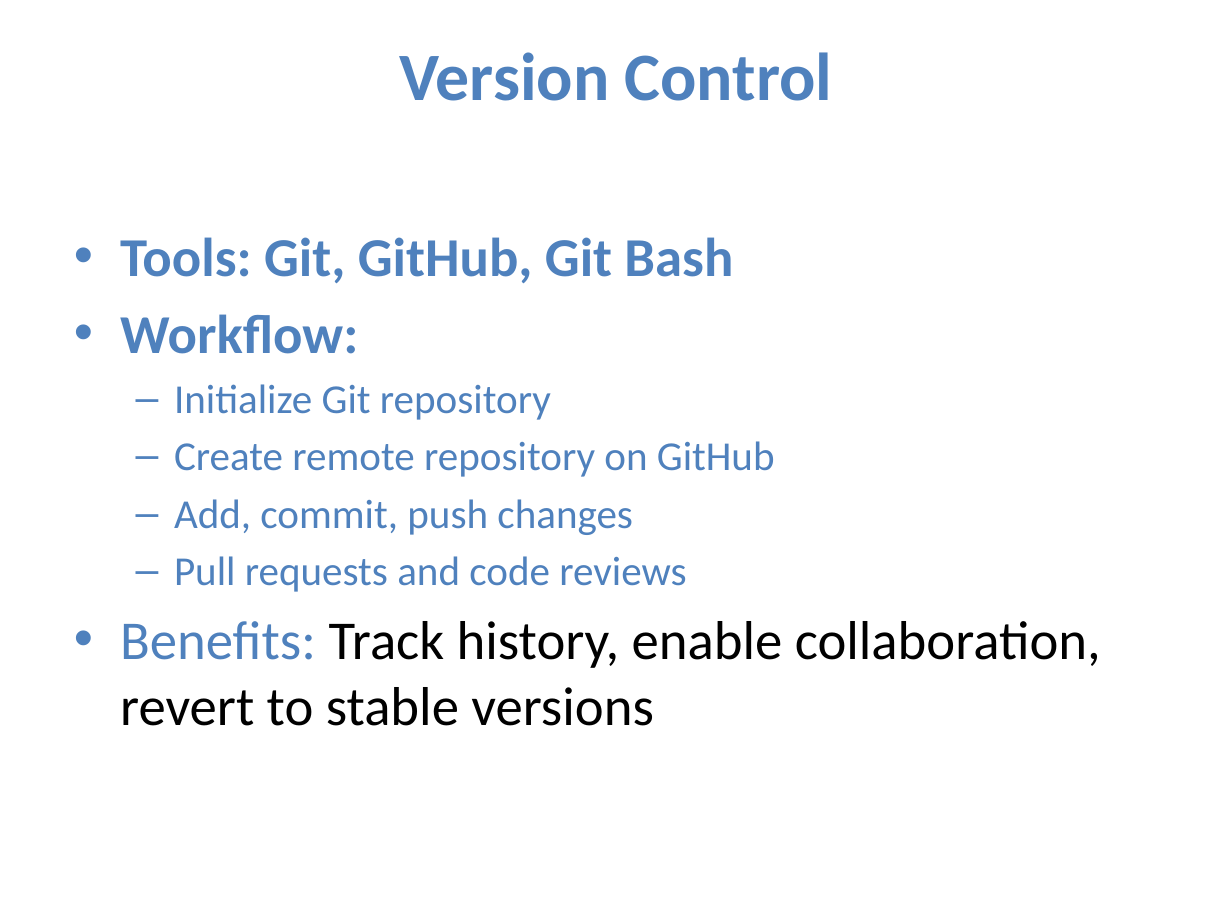
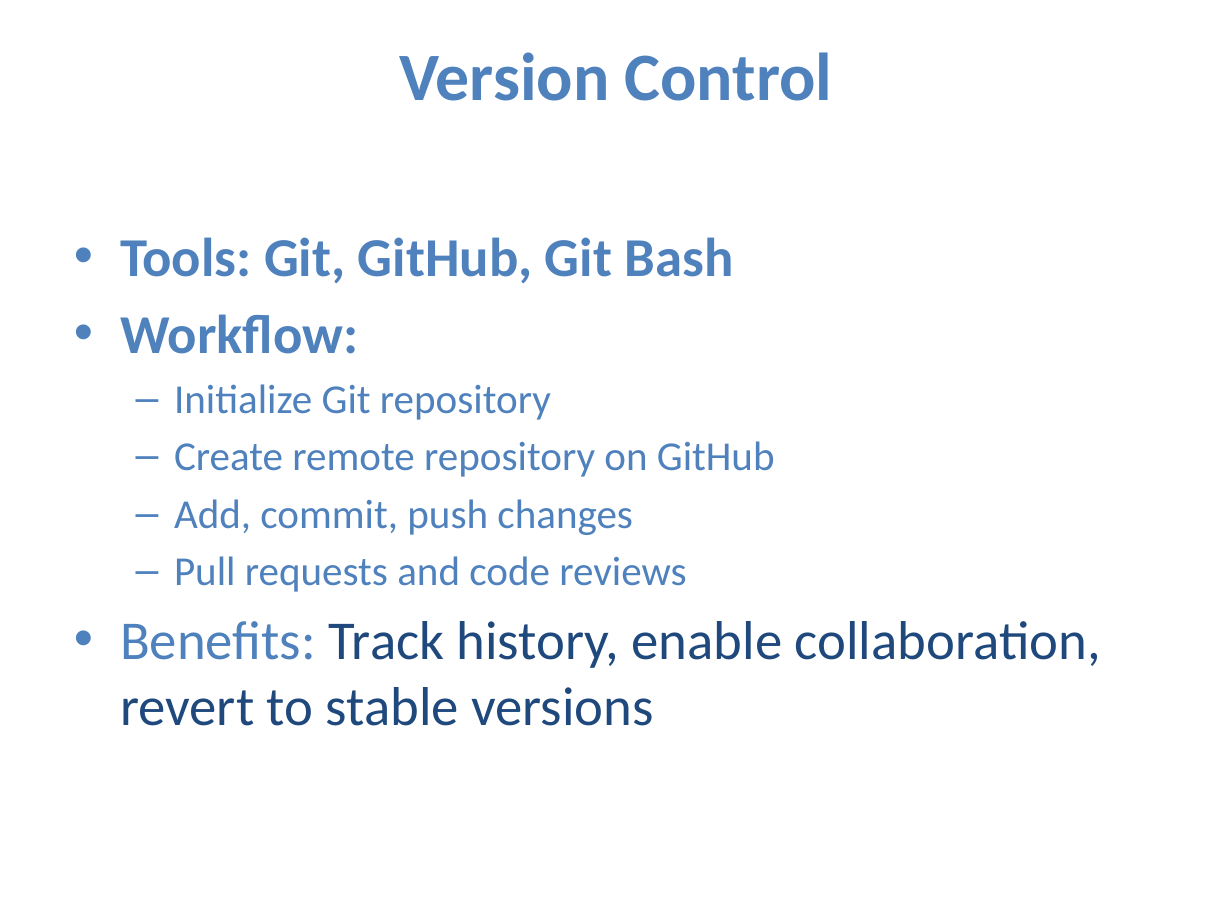
Before and after one commit to KedijaAnsha/software-tools, a slide deck: slide 25 of Wache-Market.pptx (slide 18 before the commit). Drawn at 1232x924 pixels with LibreOffice and Linux fonts; fonts in the diff are those of the drawing. Boxes give left, top, right and bottom in pixels: in the first picture for what was removed or moved away, otherwise in the second. Text is boxed around its words. In the diff, an @@ line names an element or a change of style, - is before the commit and + after.

```diff
--- a/Wache-Market.pptx
+++ b/Wache-Market.pptx
@@ text at (120, 621, 1101, 726): text colour #000000 to #1F497D in "Track history, enable collaboration, revert to stable ..." @@
```
Also in this commit, not shown: 8 slides added.
